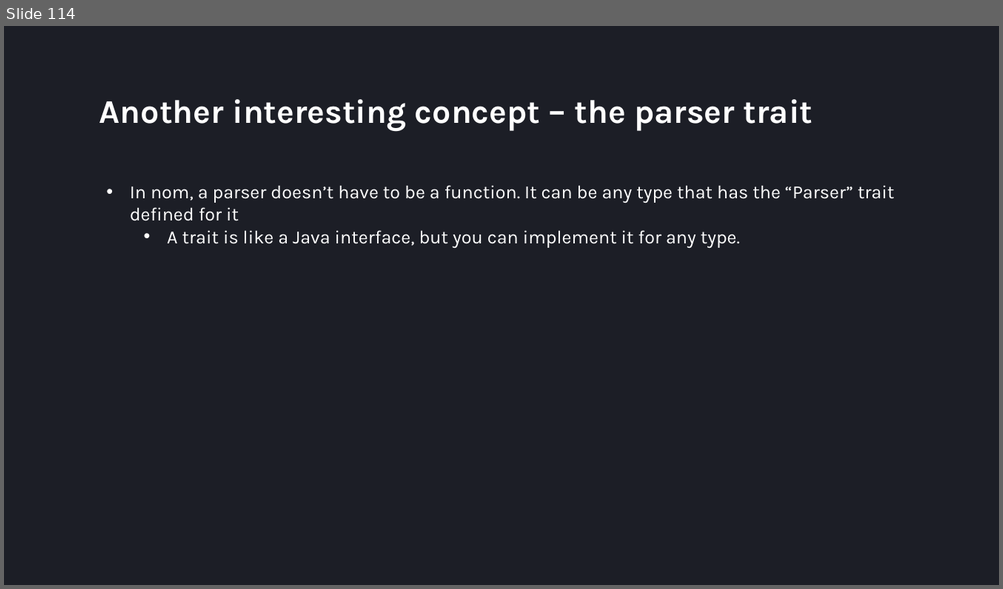
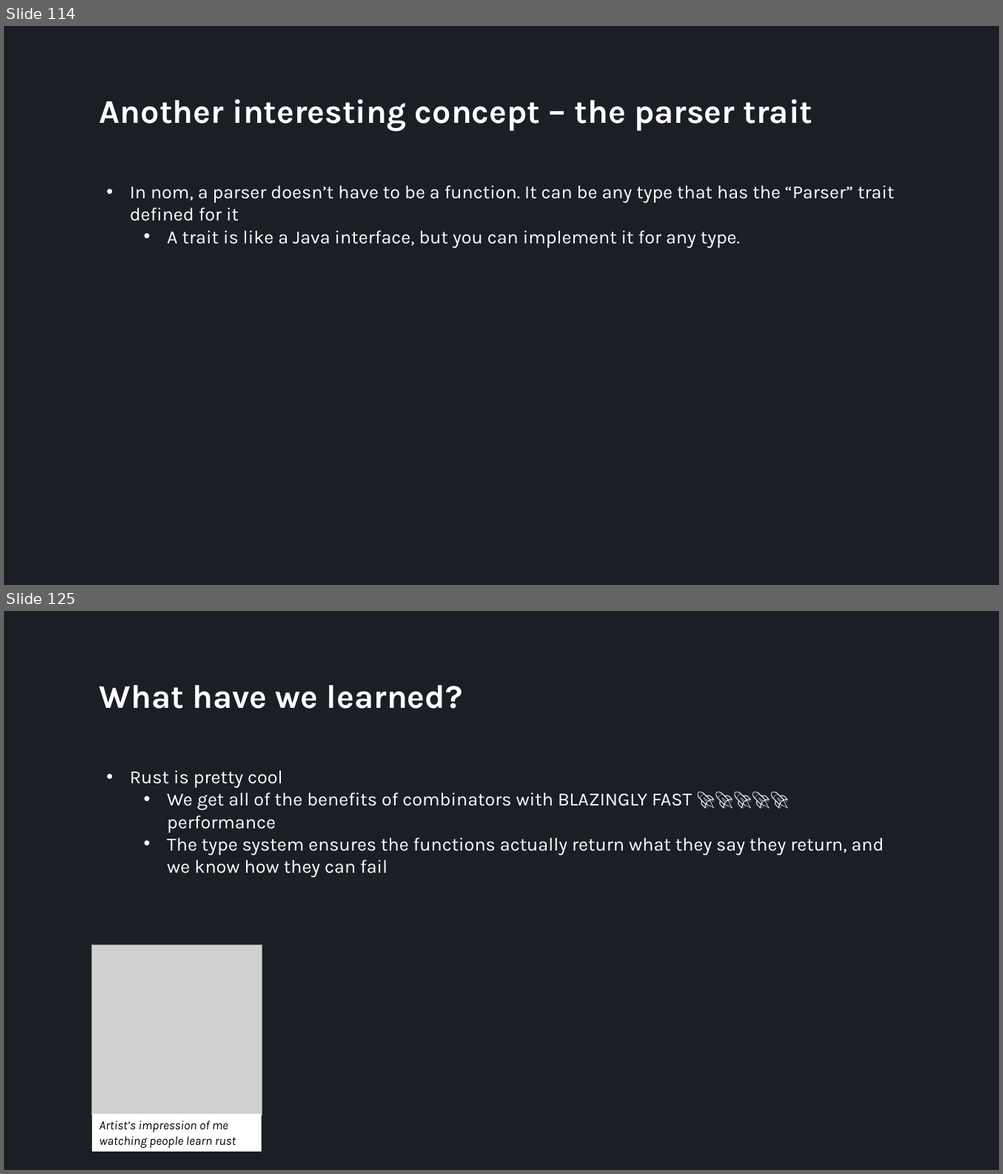
Before and after one commit to villuna/parsers-talk, a slide deck: presentation/presentation.pptx. Shown one above the other, each under a label of ours: slide 114 before the commit, slides 114 and 125 after it; the slides between them are not shown. The pictures are 1003x589 and 1003x1174 pixels, drawn with LibreOffice and Linux fonts; fonts in the diff are those of the drawing; grey boxes stand for pictures. Boxes give left, top, right and bottom in pixels: in the first picture for what was removed or moved away, otherwise in the second. Text is boxed around its words. In the diff, an @@ line names an element or a change of style, - is before the commit and + after.

```diff
--- a/presentation/presentation.pptx
+++ b/presentation/presentation.pptx
@@ slide 125 added at [4, 611, 999, 1170], background #1C1E26 @@
@@ title added at [99, 685, 463, 709], 32 pt, text #FFFFFF, bold @@
+What have we learned?
@@ text added at [130, 770, 884, 877], 18 pt, text #FFFFFF @@
+• Rust is pretty cool
+  • We get all of the benefits of combinators with BLAZINGLY FAST 🚀🚀🚀🚀🚀 performance
+  • The type system ensures the functions actually return what they say they return, and we know how they can fail
@@ picture added at [92, 945, 262, 1116] @@
@@ rectangle added at [92, 1115, 262, 1152], fill #FFFFFF, 12 pt, text #000000, italic @@
+Artist’s impression of me watching people learn rust
```
Also in this commit, not shown: 1 slide changed, 35 other slides added, 1 slide removed, 5 other files.
